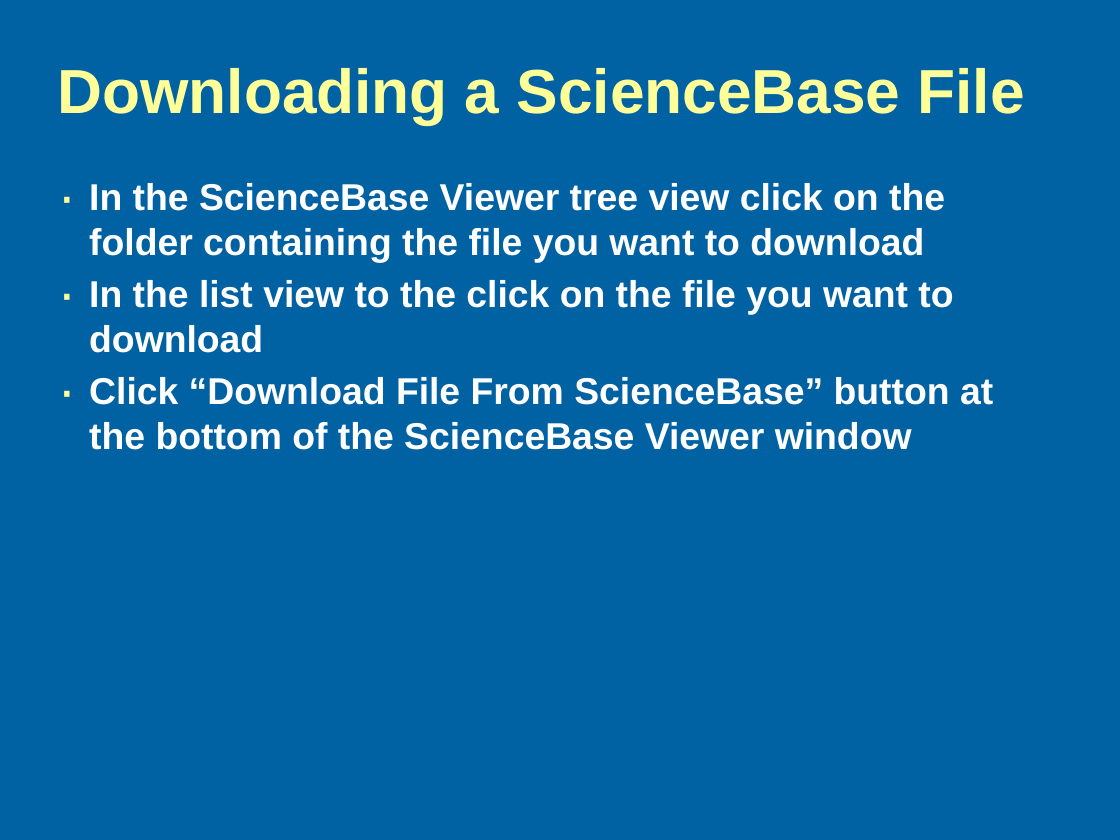
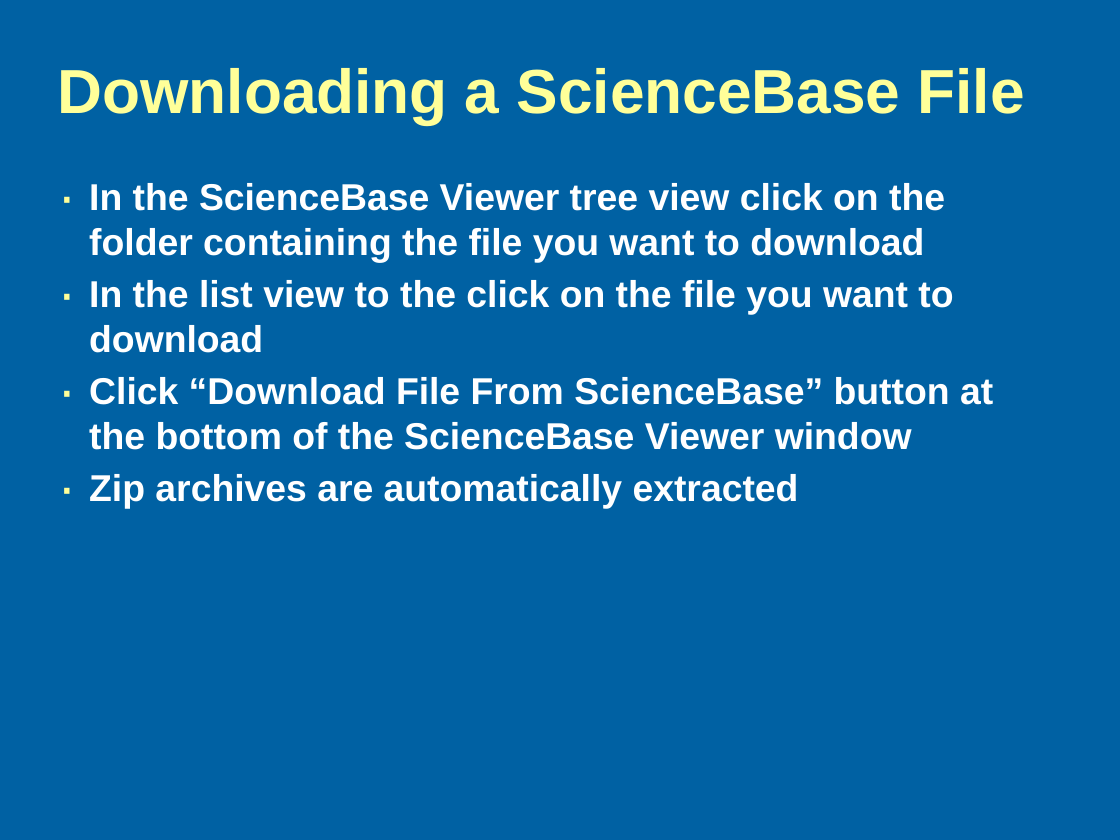
Before and after one commit to galengorski/CAWSC_WaterUse, a slide deck: slide 8 of etc/sciencebase/SBSync_Demo.pptx. Drawn at 1120x840 pixels with LibreOffice and Linux fonts; fonts in the diff are those of the drawing; background and template pictures are left out. Boxes give left, top, right and bottom in pixels: in the first picture for what was removed or moved away, otherwise in the second. Text is boxed around its words. In the diff, an @@ line names an element or a change of style, - is before the commit and + after.

```diff
--- a/etc/sciencebase/SBSync_Demo.pptx
+++ b/etc/sciencebase/SBSync_Demo.pptx
@@ text at box(89, 474, 799, 509): paragraph added @@
+· Zip archives are automatically extracted
```
Also in this commit, not shown: 1 other slide changed, 4 other files.
